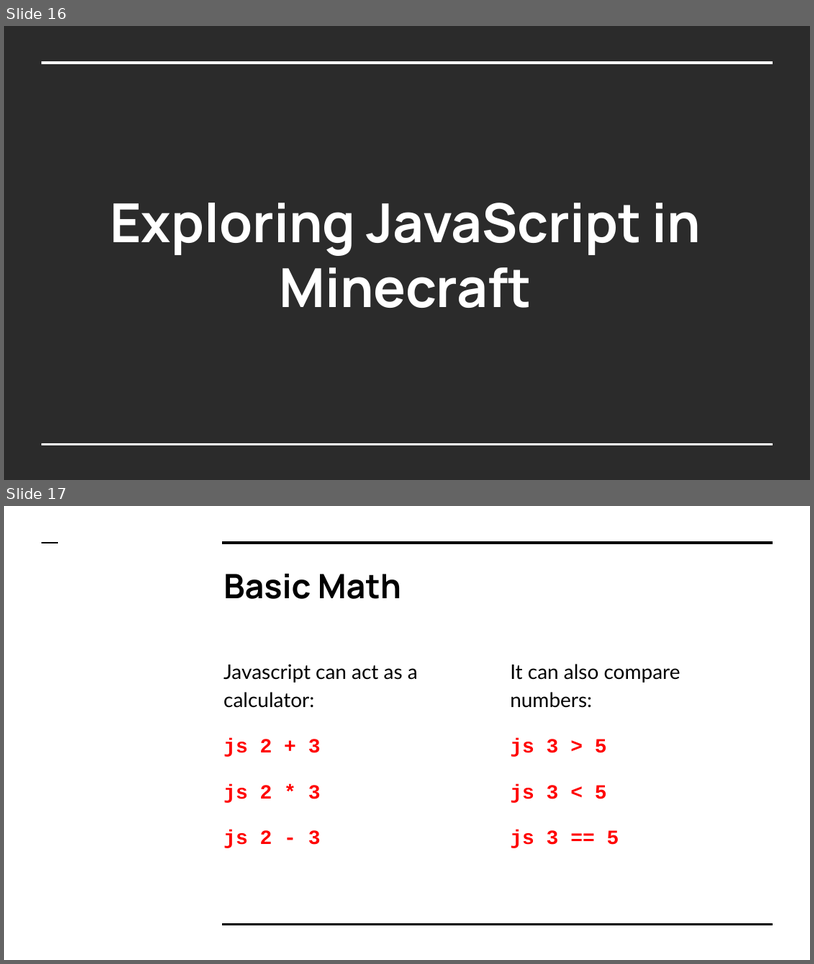
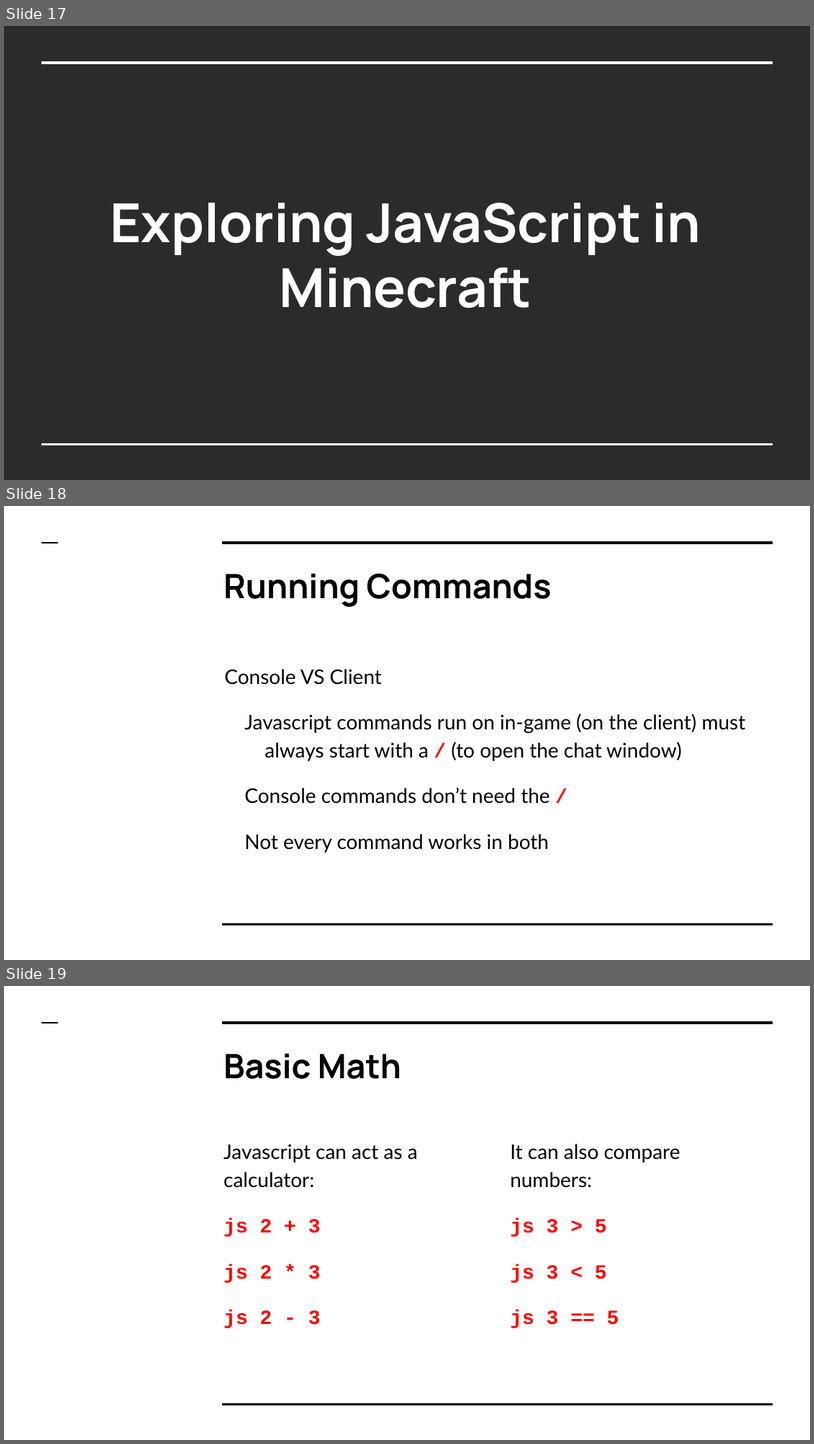
Before and after one commit to LetsCodeBlacksburg/ScriptCraft, a slide deck: slides/ScriptCraft- Day 01 (Getting Started).pptx. Shown one above the other, each under a label of ours: slides 16 and 17 before the commit, slides 17, 18 and 19 after it. The pictures are 814x964 and 814x1444 pixels, drawn with LibreOffice and Linux fonts; fonts in the diff are those of the drawing; background and template pictures are left out; a plain dark background stands for a picture behind light text. Boxes give left, top, right and bottom in pixels: in the first picture for what was removed or moved away, otherwise in the second. Text is boxed around its words. In the diff, an @@ line names an element or a change of style, - is before the commit and + after.

Commit message:
Updated slide to address giving user OP and running commands in console vs client

```diff
--- a/slides/ScriptCraft- Day 01 (Getting Started).pptx
+++ b/slides/ScriptCraft- Day 01 (Getting Started).pptx
@@ slide 18 added at (x1=4, y1=506, x2=810, y2=960), background picture (left out); not listed: 3 template elements that a slide beside it also shows @@
@@ title added at (x1=224, y1=573, x2=552, y2=607), 30 pt, text #000000, bold @@
+Running Commands
@@ text added at (x1=224, y1=669, x2=746, y2=852), 18 pt, text #000000 @@
+Console VS Client
+Javascript commands run on in-game (on the client) must always start with a / (to open the chat window)
+Console commands don’t need the /
+Not every command works in both
@@ what was slide 16 is now slide 17 @@
@@ what was slide 17 is now slide 19 @@
```
Also in this commit, not shown: 1 slide changed, 1 other slide added, 1 other file.
